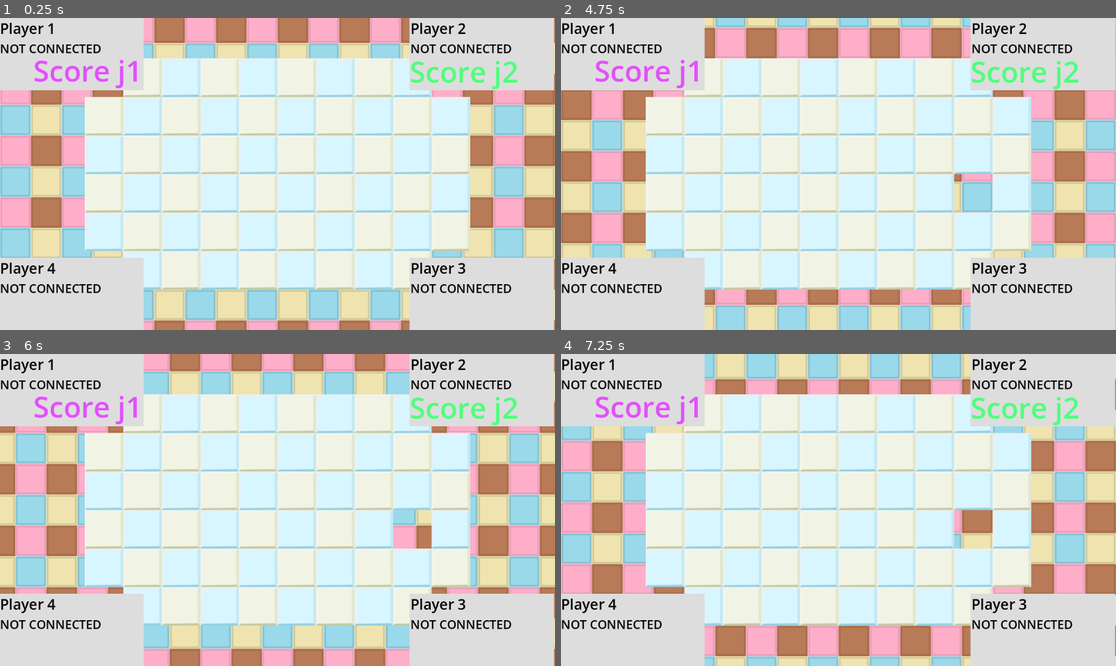
Above: before the commit, frames 1-4 (two rows, left to right).
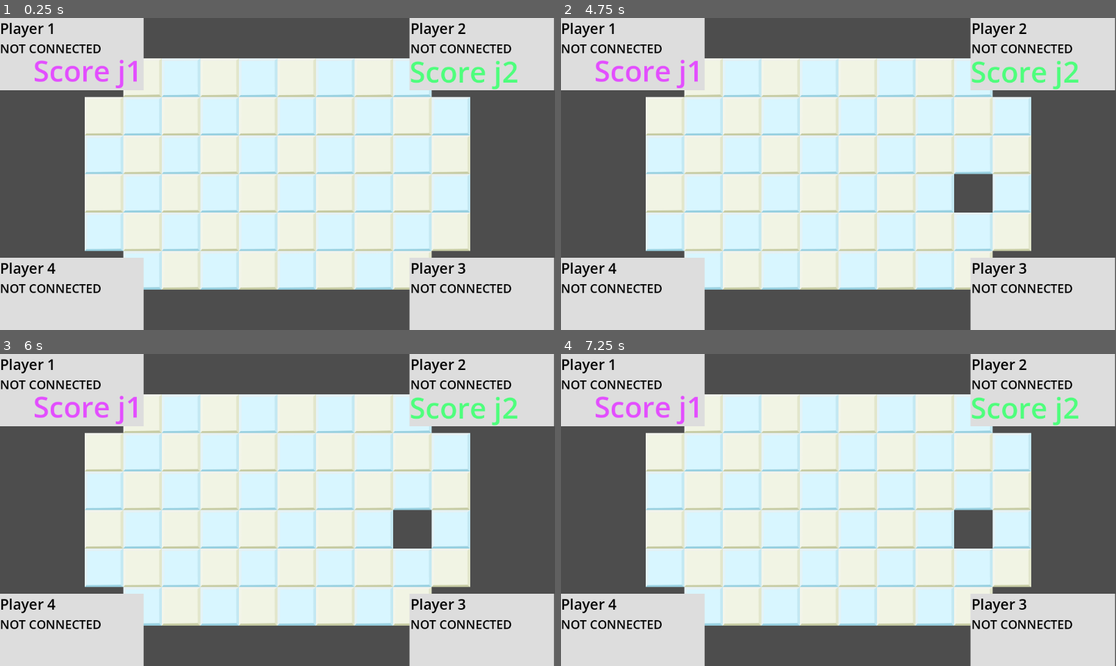
Above: after the commit, the same moments.

Repository: patator62180/GDWL_67
Game: Godot game, scene res://scenes/game/game.tscn
The game is run twice, just before and just after one commit, with the same random seed, the same clock (stepped at 60 frames per second) and the same inputs. This scene is started directly instead of the project's main scene.
Inputs (mouse positions are in pixels of both pictures, inside the frame that each line leads up to):
- Up to frame 1 (0.25 s): no input
- Up to frame 2 (4.75 s): tap Enter (ui_accept) at 0.5, 0.77, 1.52, 3.02, 3.77, 4.52 s; move the mouse to (960, 158) at 0.52 s; hold Right (right) 0.53-1.28 s; right-click (960, 158) at 0.6 s; click (960, 158) at 0.67 s; move the mouse to (727, 189) at 1.27 s; hold Down (down) 1.28-2.03 s; click (727, 189) at 1.35 s; move the mouse to (894, 105) at 2.02 s; hold Right (right) 2.03-2.78 s; right-click (894, 105) at 2.1 s; move the mouse to (810, 236) at 2.77 s; hold Up (up) 2.78-3.53 s; click (810, 236) at 2.85 s; move the mouse to (1005, 220) at 3.52 s; hold Left (left) from 3.53 s (still down); right-click (1005, 220) at 3.6 s; move the mouse to (672, 127) at 4.27 s; click (672, 127) at 4.35 s
- Up to frame 3 (6 s): move the mouse to (305, 510) at 5.02 s; release Left (left) at 5.03 s; hold Down (down) 5.03-5.78 s; right-click (305, 510) at 5.1 s; click (305, 510) at 5.17 s; move the mouse to (194, 432) at 5.77 s; hold Right (right) from 5.78 s (still down); click (194, 432) at 5.85 s
- Up to frame 4 (7.25 s): tap Enter (ui_accept) at 6.02, 6.77 s; move the mouse to (960, 494) at 6.52 s; release Right (right) at 6.53 s; hold Up (up) from 6.53 s (still down); right-click (960, 494) at 6.6 s

The runs differ from the first frame. In frame 1, 30% of the frame differs, in the area x 0-100%, y 0-100%; in frame 2, 30%; in frame 3, 30%; in frame 4, 30%.
Error in both runs: Invalid access to property or key 'peer_player_joined' on a base object of type 'Nil'. (res://scenes/game/game.gd:30)

Commit message:
tests background

Diff:
--- a/scenes/background/background.tscn
+++ b/scenes/background/background.tscn
@@ -1,17 +1,33 @@
-[gd_scene load_steps=5 format=3 uid="uid://b81kmauxqg4ws"]
+[gd_scene load_steps=8 format=3 uid="uid://b81kmauxqg4ws"]
 
 [ext_resource type="Shader" path="res://scenes/background/infinite_background.gdshader" id="1_i8cim"]
-[ext_resource type="Texture2D" uid="uid://dfi348pkyrqp6" path="res://sprites/styleshit.png" id="1_ynv4w"]
+[ext_resource type="Texture2D" uid="uid://suiden8bgl0d" path="res://sprites/dot.png" id="2_yoxxc"]
 
-[sub_resource type="ShaderMaterial" id="ShaderMaterial_hx8cl"]
+[sub_resource type="Gradient" id="Gradient_bjjgb"]
+colors = PackedColorArray(0.945098, 0.956863, 0.894118, 1, 0.666667, 1, 1, 1)
+
+[sub_resource type="FastNoiseLite" id="FastNoiseLite_nbutl"]
+fractal_type = 2
+fractal_gain = -0.02
+
+[sub_resource type="NoiseTexture2D" id="NoiseTexture2D_a61c7"]
+seamless = true
+color_ramp = SubResource("Gradient_bjjgb")
+noise = SubResource("FastNoiseLite_nbutl")
+
+[sub_resource type="ShaderMaterial" id="ShaderMaterial_s5s6m"]
 shader = ExtResource("1_i8cim")
-shader_parameter/speed = Vector2(1, -0.5)
-shader_parameter/zoom = 0.02
-shader_parameter/input_texture = ExtResource("1_ynv4w")
+shader_parameter/speed = Vector2(0.002, 0.001)
+shader_parameter/pixel_scale = 10.0
+shader_parameter/color_floor = 10.0
+shader_parameter/input_texture = SubResource("NoiseTexture2D_a61c7")
+shader_parameter/input_texture_dot = ExtResource("2_yoxxc")
 
-[sub_resource type="PlaceholderTexture2D" id="PlaceholderTexture2D_0munu"]
+[sub_resource type="PlaceholderTexture2D" id="PlaceholderTexture2D_kj0u0"]
 
-[node name="Background" type="Sprite2D"]
-material = SubResource("ShaderMaterial_hx8cl")
-scale = Vector2(2000, 2000)
-texture = SubResource("PlaceholderTexture2D_0munu")
+[node name="Node2D" type="Node2D"]
+
+[node name="Background" type="Sprite2D" parent="."]
+material = SubResource("ShaderMaterial_s5s6m")
+scale = Vector2(12000, 12000)
+texture = SubResource("PlaceholderTexture2D_kj0u0")
--- a/scenes/background/infinite_background.gdshader
+++ b/scenes/background/infinite_background.gdshader
@@ -1,11 +1,16 @@
 shader_type canvas_item;
 
-uniform sampler2D input_texture;
+uniform sampler2D input_texture : filter_nearest;
+uniform sampler2D input_texture_dot : filter_nearest;
 uniform vec2 speed;
-uniform float zoom;
+uniform float pixel_scale;
+uniform float color_floor;
 
 void fragment() {
-    float uvx = mod((UV.x/zoom) + (TIME*speed.x), 1.0f);
-    float uvy = mod((UV.y/zoom) + (TIME*speed.y), 1.0f);
-	COLOR = texture(input_texture, vec2(uvx, uvy));
+    vec2 pixelated_uv = (floor(FRAGCOORD.xy/pixel_scale)*pixel_scale)*SCREEN_PIXEL_SIZE;
+    float uvx = mod((pixelated_uv.x) + (TIME*speed.x), 1.0f);
+    float uvy = mod((pixelated_uv.y) + (TIME*speed.y), 1.0f);
+	vec4 color = texture(input_texture, vec2(uvx, uvy));
+    COLOR = floor(color*color_floor)/color_floor;
+    COLOR = texture(input_texture_dot, UV);
 }
Binary file added: sprites/dot.png
Not shown, added: sprites/dot.png.import
